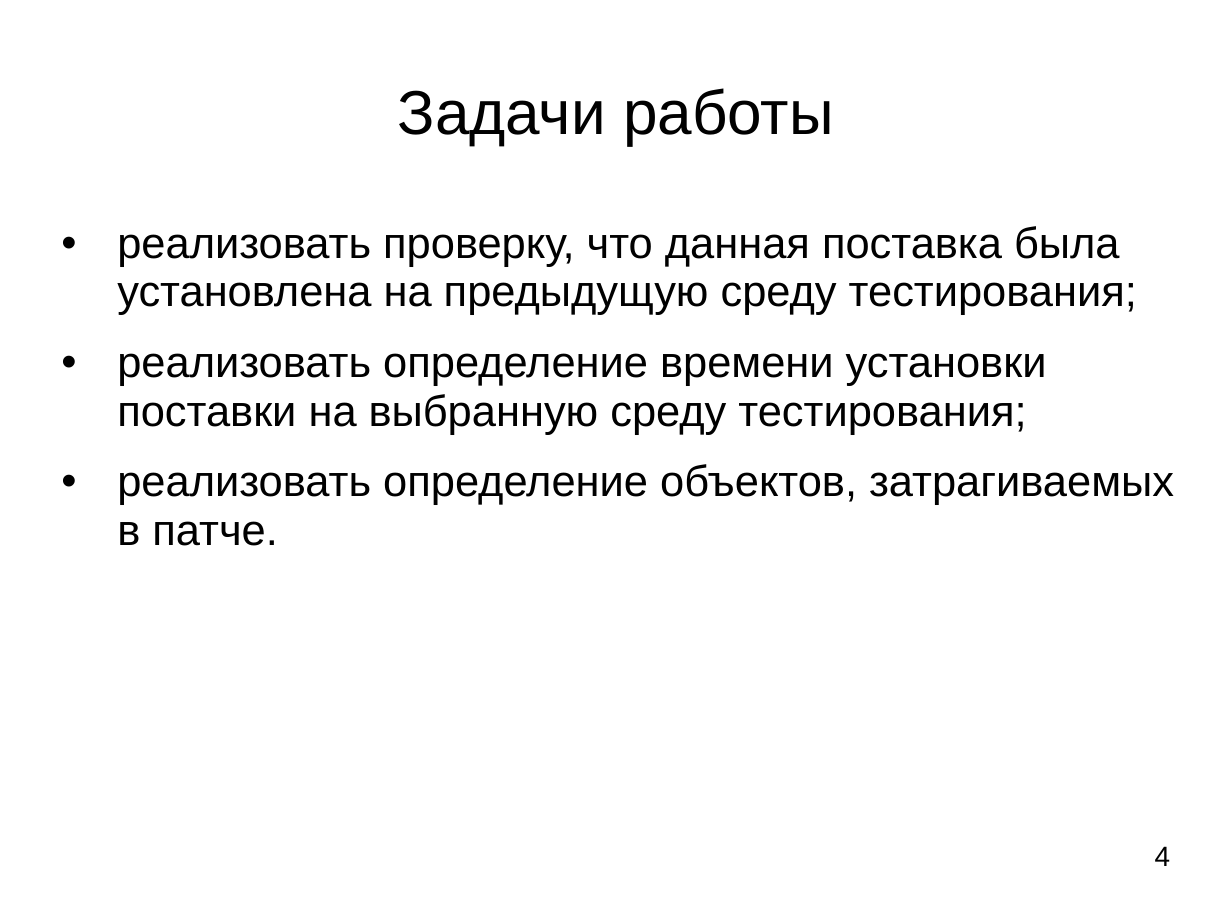
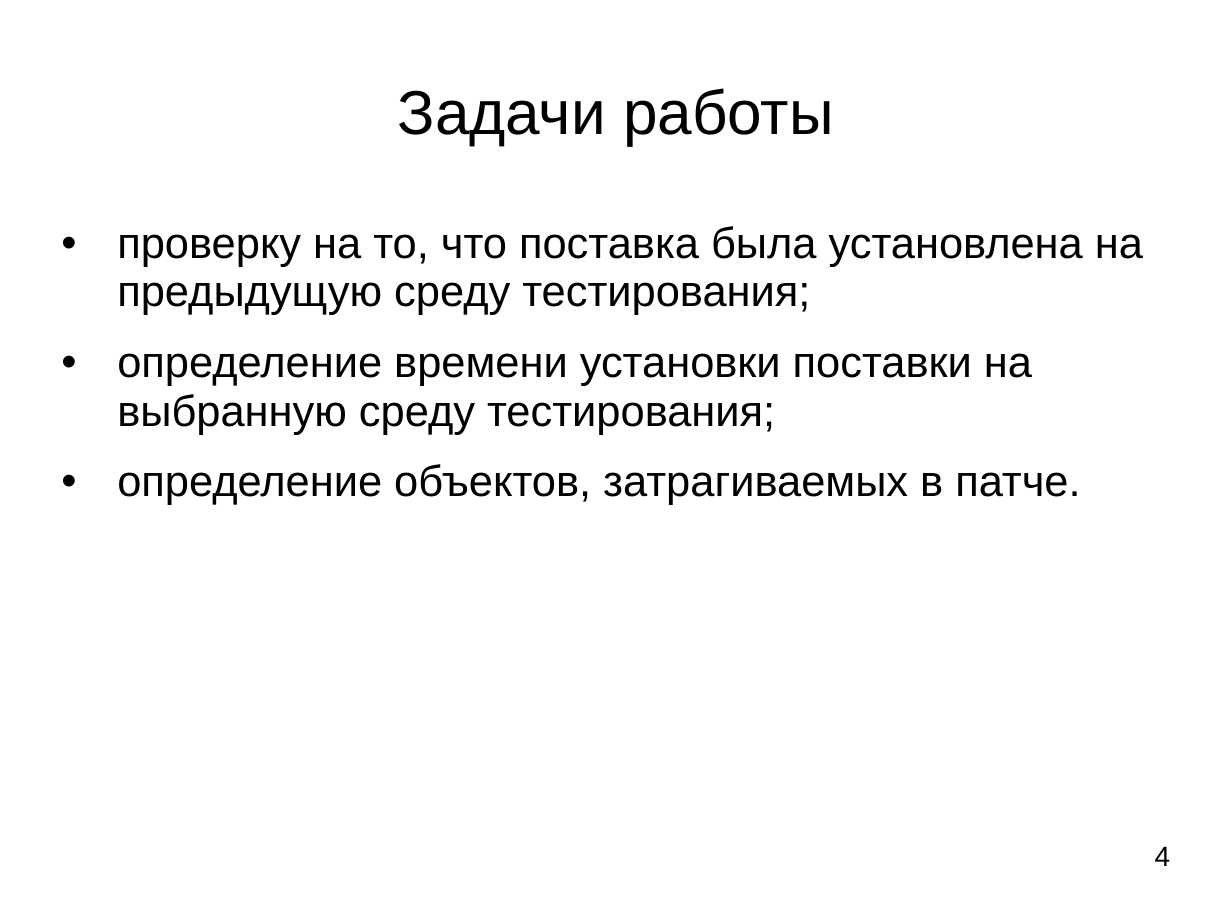
Before and after one commit to ledenevdmitry/CoreApp, a slide deck: slide 5 of LedenevDiplom.ppt (slide 4 before the commit). Drawn at 1232x924 pixels with LibreOffice and Linux fonts; fonts in the diff are those of the drawing. Boxes give left, top, right and bottom in pixels: in the first picture for what was removed or moved away, otherwise in the second. Text is boxed around its words. In the diff, an @@ line names an element or a change of style, - is before the commit and + after.

```diff
--- a/LedenevDiplom.ppt
+++ b/LedenevDiplom.ppt
@@ text at [117,226,1143,505]: text changed @@
-• реализовать проверку, что данная поставка была установлена на предыдущую среду тестирования;
-• реализовать определение времени установки поставки на выбранную среду тестирования;
-• реализовать определение объектов, затрагиваемых в патче.
+• проверку на то, что поставка была установлена на предыдущую среду тестирования;
+• определение времени установки поставки на выбранную среду тестирования;
+• определение объектов, затрагиваемых в патче.
```
Also in this commit, not shown: 4 other slides changed, 3 slides added, 2 other files.
